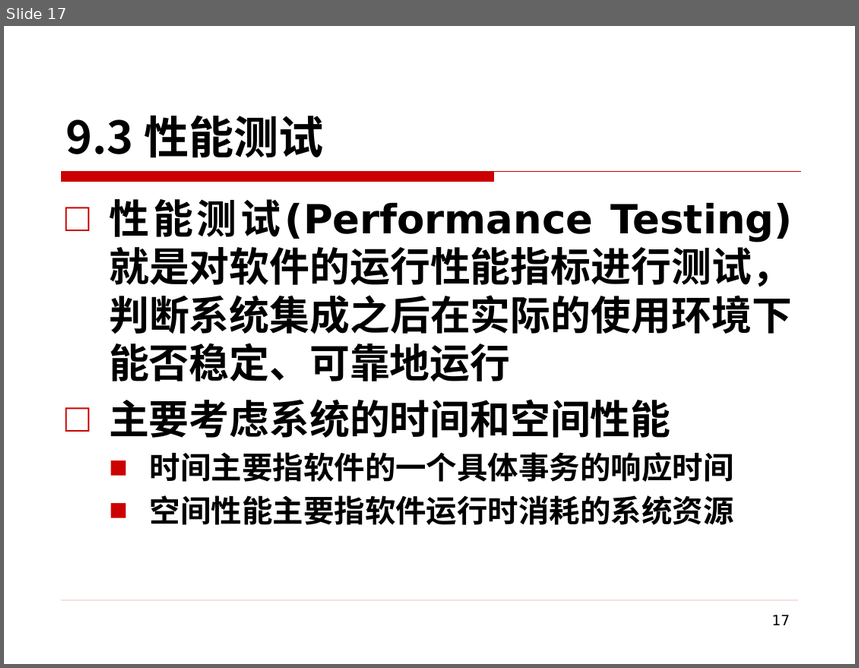
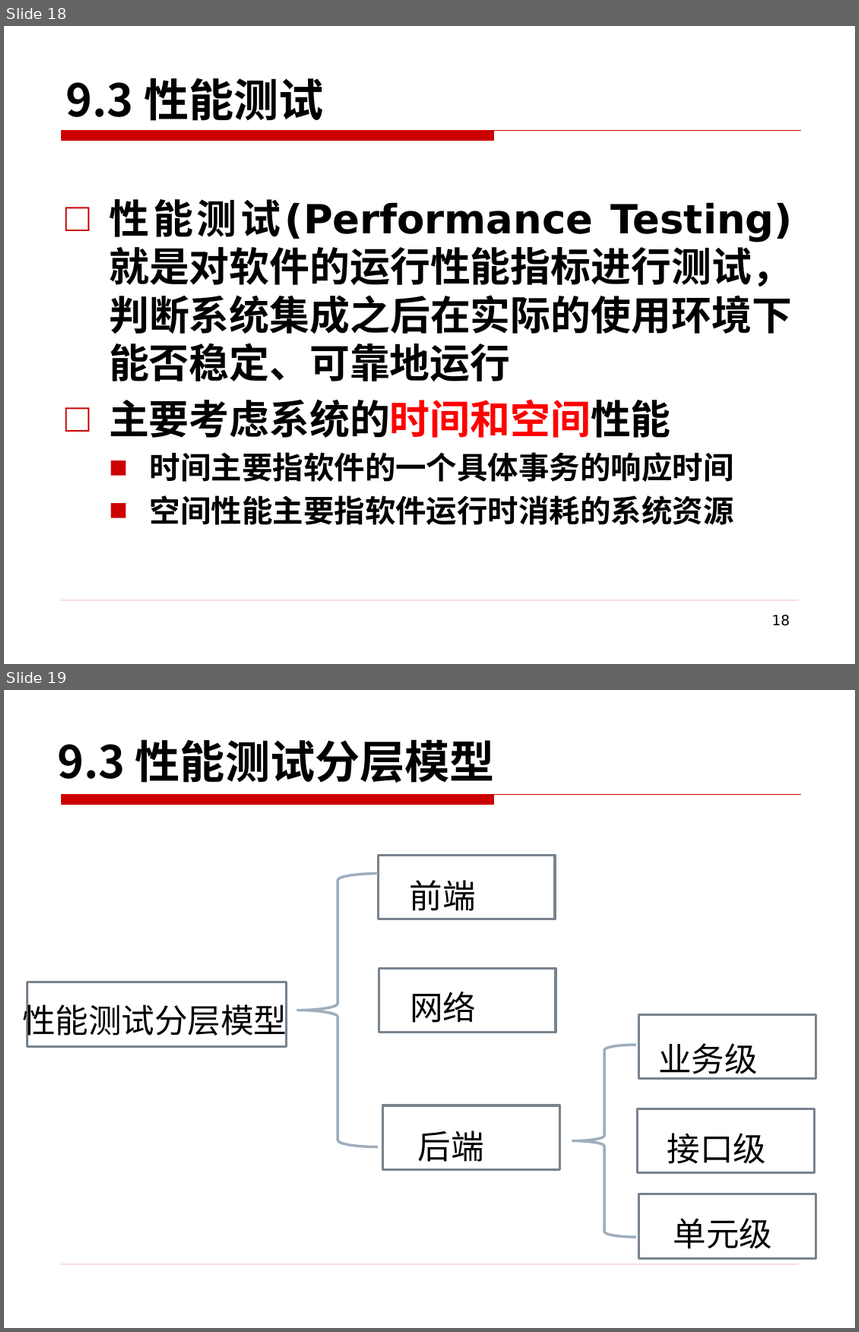
Before and after one commit to edu2act/course-foundation-software-tesing, a slide deck: PPT/第三部分 软件测试应用/9 系统测试.pptx. Shown one above the other, each under a label of ours: slide 17 before the commit, slides 18 and 19 after it. The pictures are 859x668 and 859x1332 pixels, drawn with LibreOffice and Linux fonts; fonts in the diff are those of the drawing; background and template pictures are left out. Boxes give left, top, right and bottom in pixels: in the first picture for what was removed or moved away, otherwise in the second. Text is boxed around its words. In the diff, an @@ line names an element or a change of style, - is before the commit and + after.

Commit message:
系统测试

```diff
--- a/PPT/第三部分 软件测试应用/9 系统测试.pptx
+++ b/PPT/第三部分 软件测试应用/9 系统测试.pptx
@@ slide 19 added at box(4, 690, 855, 1328), background picture (left out); not listed: 2 template elements that a slide beside it also shows @@
@@ title added at box(57, 739, 495, 783), 38 pt, text #000000, bold @@
+9.3 性能测试分层模型
@@ rectangle added at box(378, 855, 555, 920), outline #79848F 2 pt @@
@@ left brace added at box(297, 874, 378, 1147), outline #9FAEBD 2.25 pt @@
@@ text added at box(410, 880, 476, 911), 28 pt, text #000000 @@
+前端
@@ rectangle added at box(28, 983, 287, 1047), outline #79848F 2 pt @@
@@ rectangle added at box(379, 968, 556, 1033), outline #79848F 2 pt @@
@@ text added at box(22, 999, 287, 1041), 28 pt, text #000000 @@
+性能测试分层模型
@@ text added at box(410, 992, 476, 1023), 28 pt, text #000000 @@
+网络
@@ rectangle added at box(639, 1015, 816, 1079), outline #79848F 2 pt @@
@@ left brace added at box(572, 1045, 636, 1237), outline #9FAEBD 2.25 pt @@
@@ text added at box(658, 1043, 758, 1080), 28 pt, text #000000 @@
+业务级
@@ rectangle added at box(382, 1106, 560, 1170), outline #79848F 2 pt @@
@@ rectangle added at box(637, 1109, 814, 1173), outline #79848F 2 pt @@
@@ text added at box(418, 1131, 484, 1162), 28 pt, text #000000 @@
+后端
@@ text added at box(667, 1133, 767, 1164), 28 pt, text #000000 @@
+接口级
@@ rectangle added at box(639, 1195, 816, 1259), outline #79848F 2 pt @@
@@ text added at box(674, 1218, 773, 1249), 28 pt, text #000000 @@
+单元级
@@ what was slide 17 is now slide 18 @@
@@ slide 18 changed as well @@
@@ title "9.3 性能测试": place and size @@
-title "9.3 性能测试" at box(66, 115, 324, 158)
+title "9.3 性能测试" at box(66, 78, 324, 121)
@@ freeform shape: place and size @@
-freeform shape at box(61, 172, 801, 182)
+freeform shape at box(61, 131, 801, 141)
@@ text at box(109, 399, 671, 438): text colour #000000 to #FF0000 in "主要考虑系统的时间和空间性能" @@
@@ page number at box(772, 615, 791, 626): text changed @@
-17
+18
```
Also in this commit, not shown: 43 other slides changed, 2 other slides added, 7 other files.
